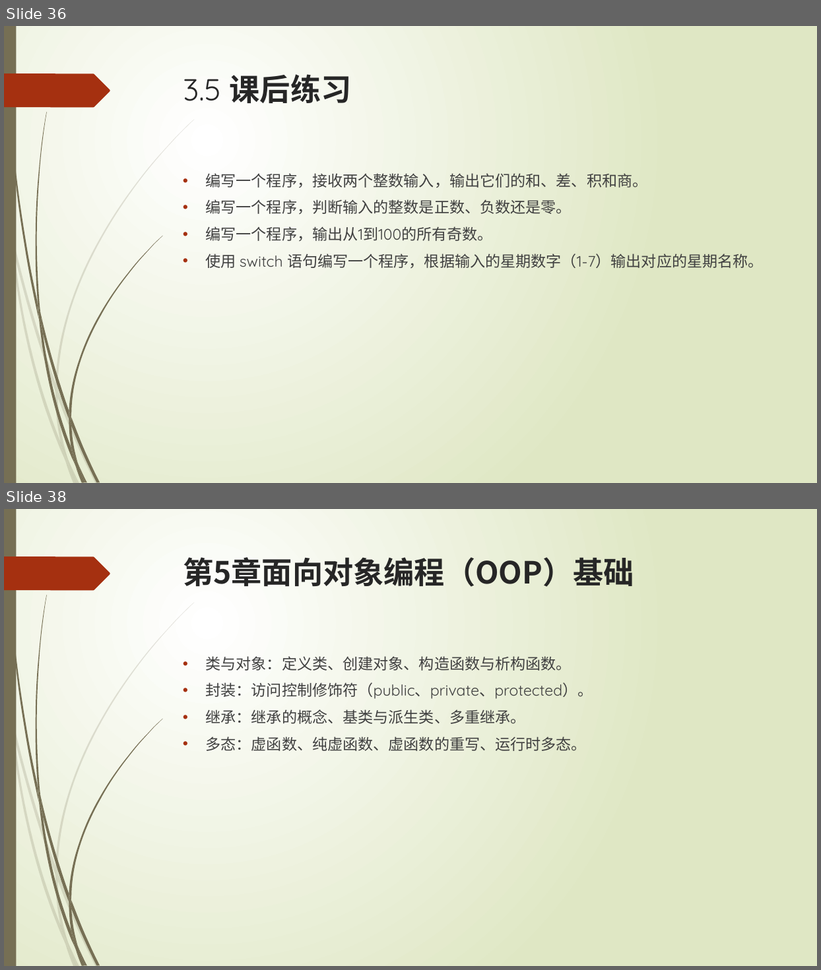
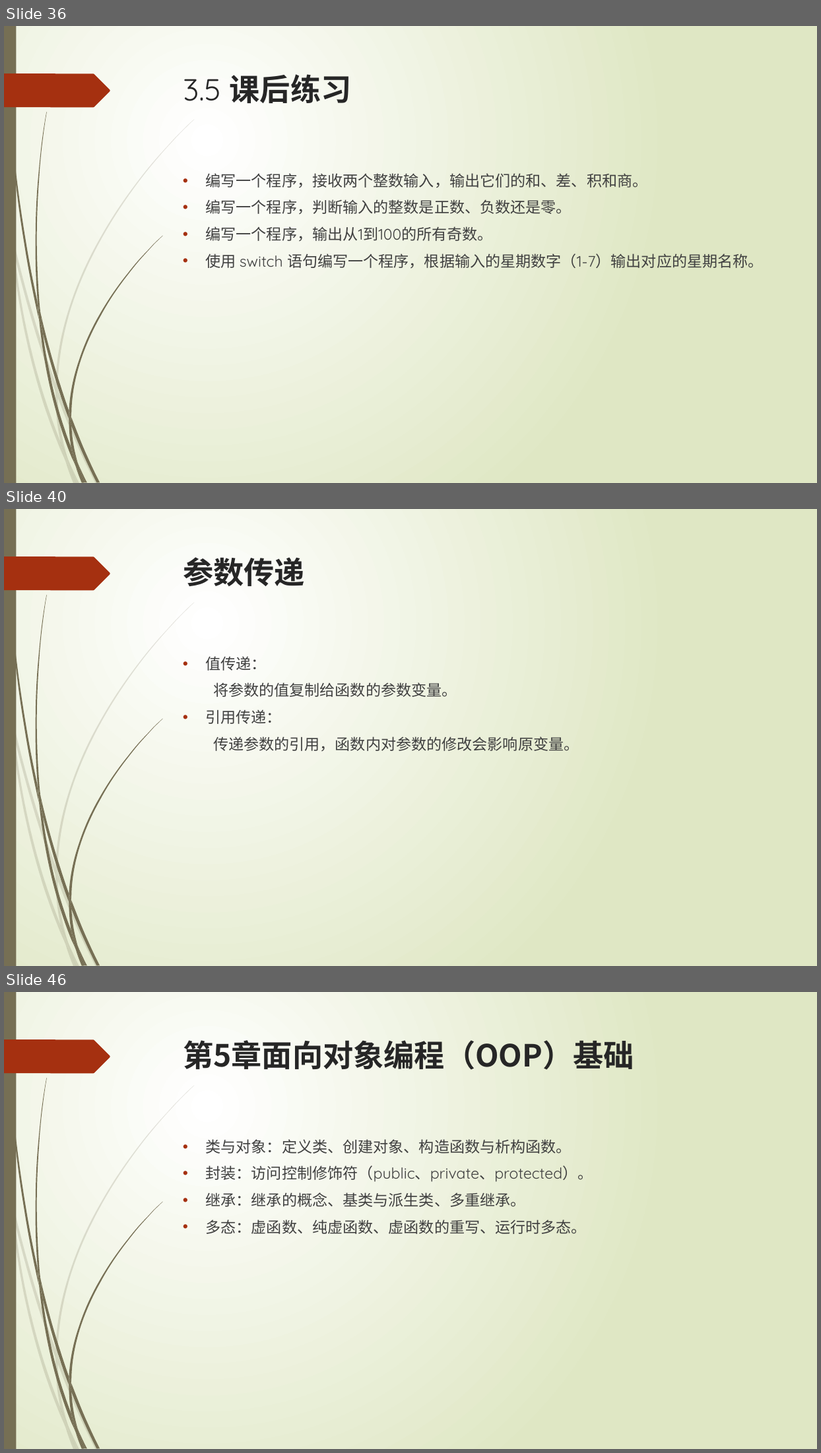
Before and after one commit to liuty2006/learn, a slide deck: learn_cpp/docs/C++语言培训.pptx. Shown one above the other, each under a label of ours: slides 36 and 38 before the commit, slides 36, 40 and 46 after it; the slides between them are not shown. The pictures are 821x970 and 821x1453 pixels, drawn with LibreOffice and Linux fonts; fonts in the diff are those of the drawing. Boxes give left, top, right and bottom in pixels: in the first picture for what was removed or moved away, otherwise in the second. Text is boxed around its words. In the diff, an @@ line names an element or a change of style, - is before the commit and + after.

```diff
--- a/learn_cpp/docs/C++语言培训.pptx
+++ b/learn_cpp/docs/C++语言培训.pptx
@@ slide 40 added at (x1=4, y1=509, x2=817, y2=966), background gradient #FFFFFF to #DFE8C4; not listed: 24 template elements that a slide beside it also shows @@
@@ title added at (x1=183, y1=557, x2=305, y2=586), 36 pt, text #262626, bold @@
+参数传递
@@ text added at (x1=206, y1=656, x2=579, y2=751), 18 pt, text #404040 @@
+• 值传递：
+将参数的值复制给函数的参数变量。
+• 引用传递：
+传递参数的引用，函数内对参数的修改会影响原变量。
@@ what was slide 38 is now slide 46 @@
```
Also in this commit, not shown: 1 slide changed, 7 other slides added, 25 other files.
